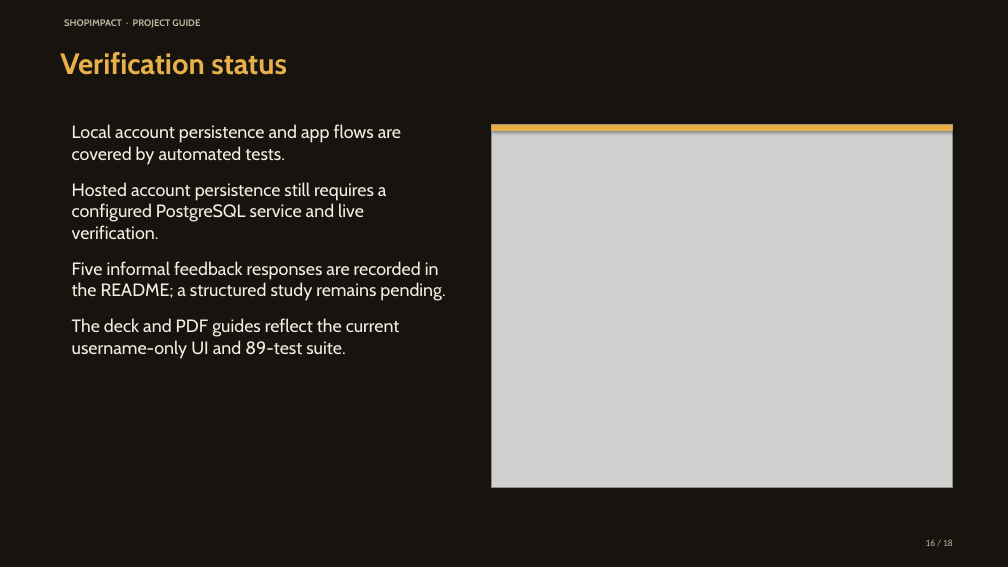
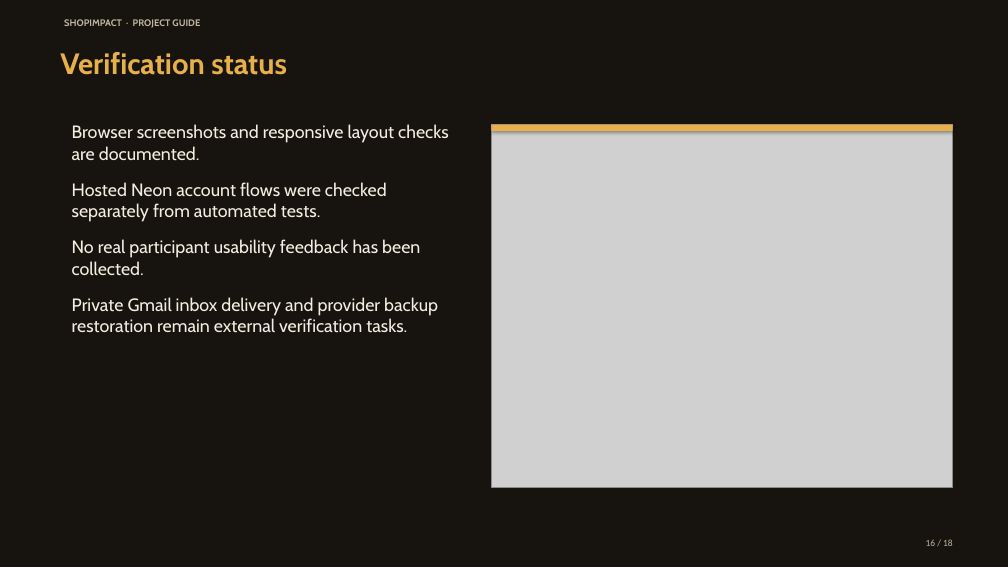
Before and after one commit to kavin-beep/IDAI102_1000527_ShopImpactAI_Kavin-K, a slide deck: slide 16 of output/presentation/ShopImpact_Vibrant_Deck.pptx. Drawn at 1008x567 pixels with LibreOffice and Linux fonts; fonts in the diff are those of the drawing; grey boxes stand for pictures. Boxes give left, top, right and bottom in pixels: in the first picture for what was removed or moved away, otherwise in the second. Text is boxed around its words. In the diff, an @@ line names an element or a change of style, - is before the commit and + after.

```diff
--- a/output/presentation/ShopImpact_Vibrant_Deck.pptx
+++ b/output/presentation/ShopImpact_Vibrant_Deck.pptx
@@ text at bbox=[72, 124, 448, 332]: text changed @@
-Local account persistence and app flows are covered by automated tests.
-Hosted account persistence still requires a configured PostgreSQL service and live verification.
-Five informal feedback responses are recorded in the README; a structured study remains pending.
-The deck and PDF guides reflect the current username-only UI and 89-test suite.
+Browser screenshots and responsive layout checks are documented.
+Hosted Neon account flows were checked separately from automated tests.
+No real participant usability feedback has been collected.
+Private Gmail inbox delivery and provider backup restoration remain external verification tasks.
```
Also in this commit, not shown: 9 other slides changed, 27 other files.
